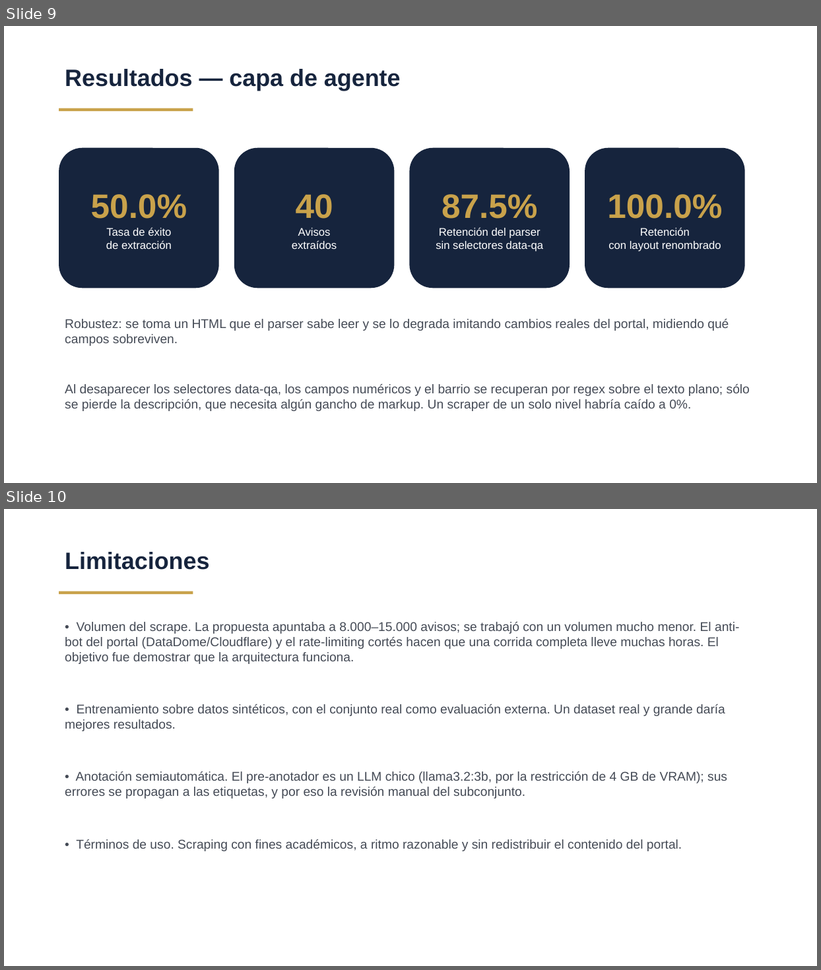
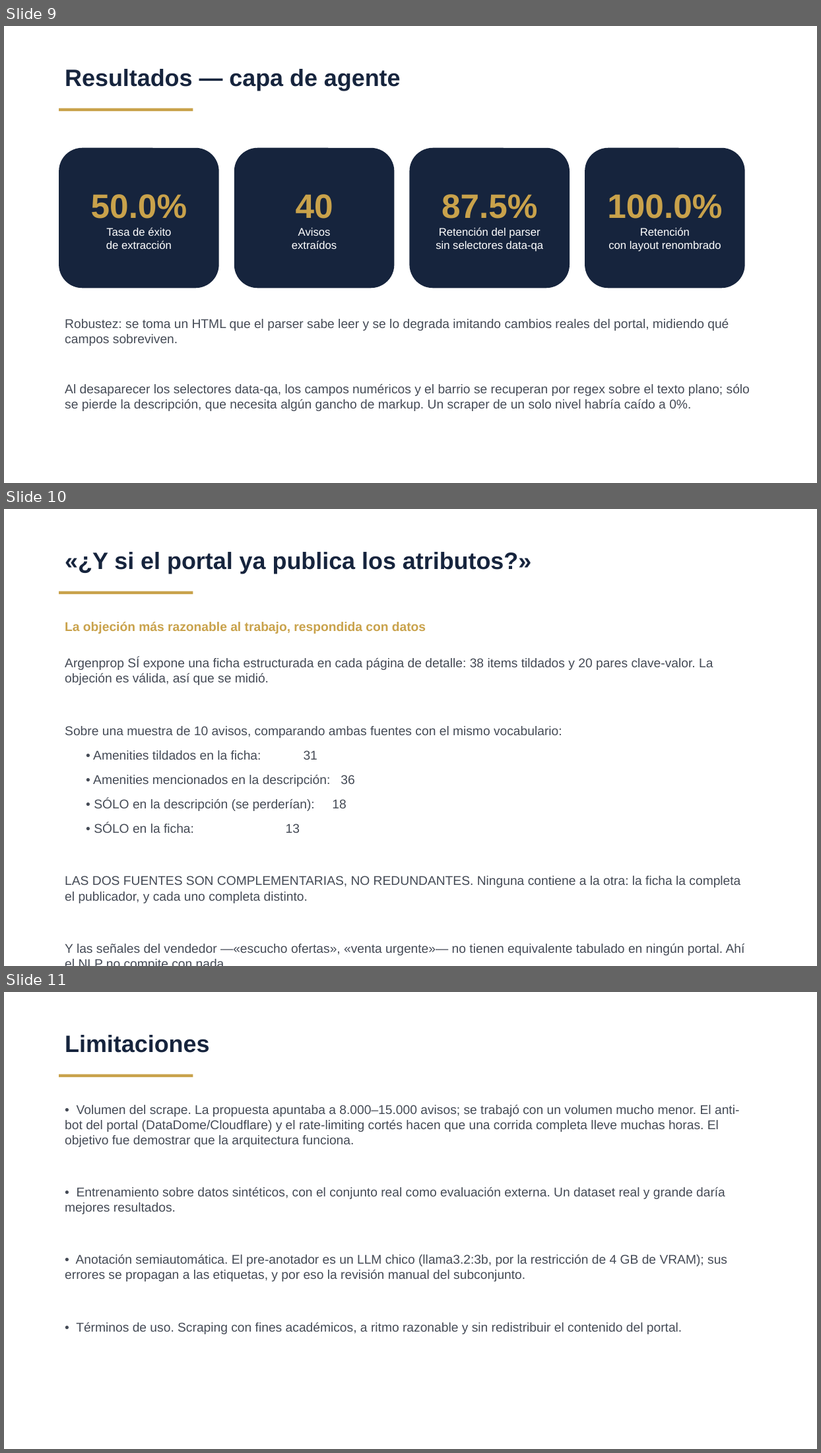
Before and after one commit to jvassarotto/agente-nlp-inmobiliario-caba, a slide deck: entregables/TP_Final_Deep_Learning_Vassarotto.pptx. Shown one above the other, each under a label of ours: slides 9 and 10 before the commit, slides 9, 10 and 11 after it. The pictures are 821x970 and 821x1453 pixels, drawn with LibreOffice and Linux fonts; fonts in the diff are those of the drawing. Boxes give left, top, right and bottom in pixels: in the first picture for what was removed or moved away, otherwise in the second. Text is boxed around its words. In the diff, an @@ line names an element or a change of style, - is before the commit and + after.

Commit message:
Medir si la ficha tabulada del portal hace redundante el NLP: son complementarias (18 amenities solo en el texto, 13 solo en la ficha)

```diff
--- a/entregables/TP_Final_Deep_Learning_Vassarotto.pptx
+++ b/entregables/TP_Final_Deep_Learning_Vassarotto.pptx
@@ slide 10 added at bbox=[4, 509, 817, 966], background #FFFFFF @@
@@ text added at bbox=[65, 552, 531, 574], 28 pt, text #16243D, bold @@
+«¿Y si el portal ya publica los atributos?»
@@ rectangle added at bbox=[59, 591, 193, 594], fill #C9A24B @@
@@ text added at bbox=[65, 622, 426, 634], 15 pt, text #C9A24B, bold @@
+La objeción más razonable al trabajo, respondida con datos
@@ text added at bbox=[65, 657, 745, 956], 15 pt, text #444A55 @@
+Argenprop SÍ expone una ficha estructurada en cada página de detalle: 38 items tildados y 20 pares clave-valor. La objeción es válida, así que se midió.
+Sobre una muestra de 10 avisos, comparando ambas fuentes con el mismo vocabulario:
+• Amenities tildados en la ficha: 31
+• Amenities mencionados en la descripción: 36
+• SÓLO en la descripción (se perderían): 18
+• SÓLO en la ficha: 13
+LAS DOS FUENTES SON COMPLEMENTARIAS, NO REDUNDANTES. Ninguna contiene a la otra: la ficha la completa el publicador, y cada uno completa distinto.
+Y las señales del vendedor —«escucho ofertas», «venta urgente»— no tienen equivalente tabulado en ningún portal. Ahí el NLP no compite con nada.
@@ what was slide 10 is now slide 11 @@
```
Also in this commit, not shown: 10 other files.
